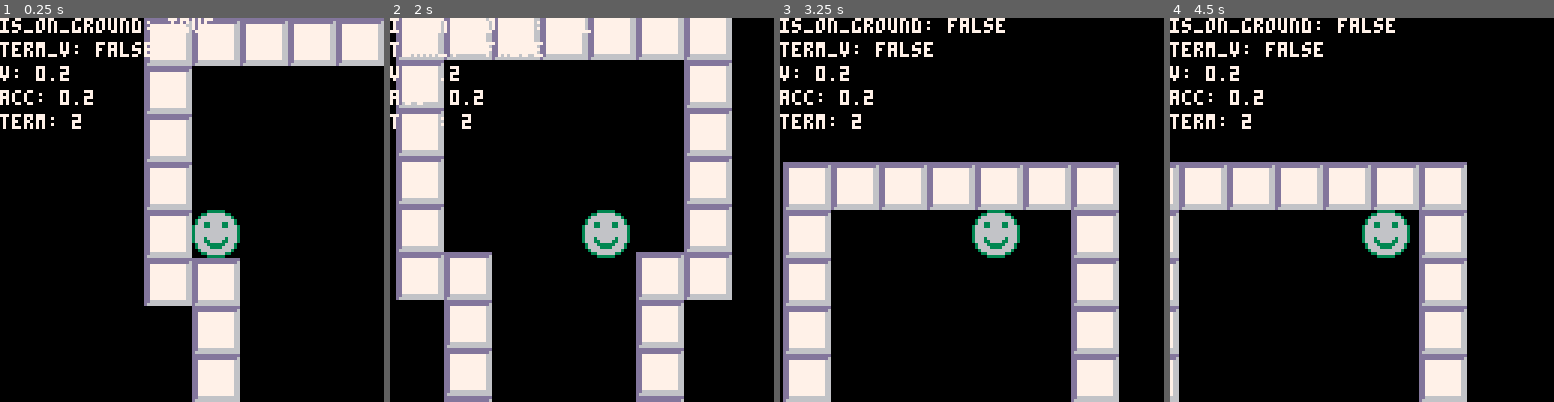
Above: before the commit, frames 1-4 (left to right).
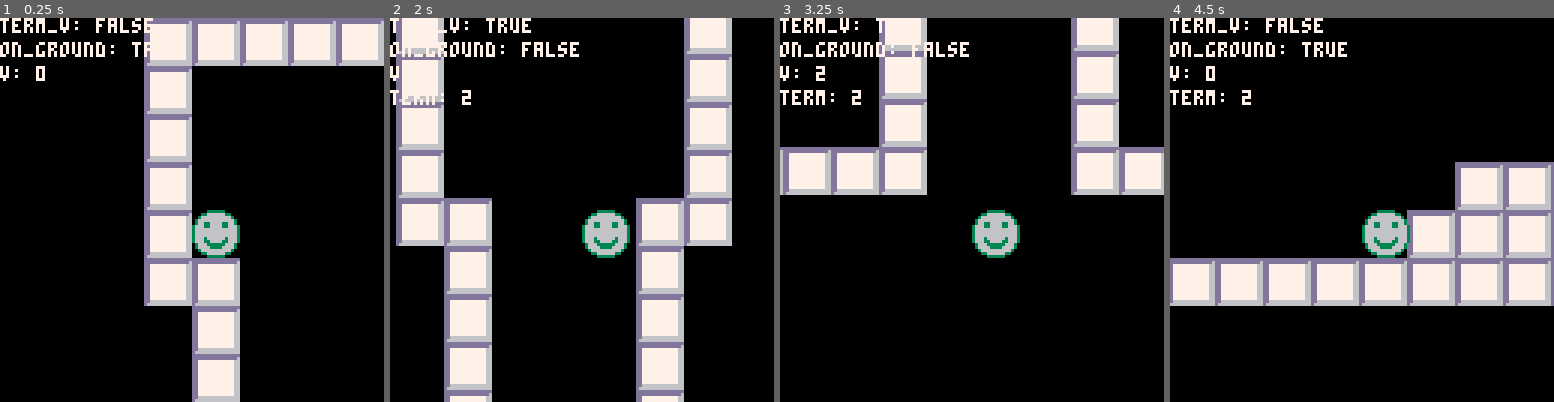
Above: after the commit, the same moments.

Repository: alixnovosi/boxventure
Game: PICO-8 cartridge boxventure.p8
The game is run twice, just before and just after one commit, with the same random seed, the same clock (stepped at 60 frames per second) and the same inputs.
Inputs:
- Up to frame 1 (0.25 s): no input
- Up to frame 2 (2 s): tap X (X key) at 0.33, 1.07, 1.85 s; tap O (Z key) at 0.7, 1.7 s; hold Right from 1.6 s (still down)
- Up to frame 3 (3.25 s): release Right at 2.1 s; tap O (Z key) at 2.1, 2.5, 2.9 s; hold Up 2.15-2.42 s; hold Right 2.47-3.03 s; tap X (X key) at 2.97 s; hold Left from 3.08 s (still down)
- Up to frame 4 (4.5 s): tap O (Z key) at 3.3, 3.7, 4.1 s; release Left at 3.58 s; hold Down 3.63-3.97 s; hold Right from 4.02 s (still down); tap X (X key) at 4.08 s

The runs differ from the first frame. In frame 1, 2.1% of the frame differs, in the area x 0-56%, y 0-29%; in frame 2, 21%; in frame 3, 34%; in frame 4, 34%, in the area x 0-100%, y 0-100%.

Commit message:
fix gravity and jumping

Diff:
--- a/boxventure.p8
+++ b/boxventure.p8
@@ -29,15 +29,6 @@
 
     dy += player.vv * 1
 
-    -- todo implement jumping this time
-    -- 2 up
-    if btn(2) then
-    end
-
-    -- 3 down
-    if btn(3) then
-    end
-
     if btn(4) then
         handle_use()
     end
@@ -56,7 +47,6 @@
     bottom_row = to_cell(player_bottom, false)
 
     collidable_below = false
-    is_on_ground = false
     for col in all(cols) do
         if is_collidable(col, bottom_row+1) then
             collidable_below = true
@@ -64,25 +54,54 @@
         end
     end
 
+    on_ground = false
     if collidable_below and (player_bottom % cell_size) == 0 then
-        is_on_ground = true
-    end
-
-    debug_update("is_on_ground", is_on_ground)
-
-    if btn(2) and abs(player.vv) < 3 then
+        on_ground = true
+    end
+
+    -- apply jump if on ground. lock jump after some frames to allow variable height and cap jump.
+    if btn(2) and not player.jump_locked then
         player.vv += player.jump_acc * 1
+
+        if player.jump_started then
+            player.jump_frames += 1
+
+            if player.jump_frames >= player.max_jump_frames then
+                player.jump_started = false
+                player.jump_locked = true
+                player.jump_frames = 0
+            end
+        else
+            player.jump_started = true
+            player.jump_frames += 1
+        end
     end
 
     is_term_v = at_terminal_velocity()
     debug_update("term_v", is_term_v)
 
-    if not player.is_on_ground then
-        player.vv += (level.grav_acc * 1)
-        debug_update("v", player.vv)
-        debug_update("acc", level.grav_acc)
-    end
-
+    -- shouldn't apply gravity if we're on the ground, or if terminal velocity is reached.
+    debug_update("on_ground", on_ground)
+    if not on_ground and not is_term_v then
+
+        dv = level.grav_acc * 1
+
+        if player.term_v < player.vv + dv then
+            player.vv = player.term_v
+        else
+            player.vv += (level.grav_acc * 1)
+        end
+    end
+
+    -- velocity should zero out on ground
+    if on_ground and player.vv > 0 then
+        player.vv = 0
+        if player.jump_locked then
+            player.jump_locked = false
+        end
+    end
+
+    debug_update("v", player.vv)
 end
 
 function at_terminal_velocity()
@@ -229,8 +248,6 @@
             player.y += dist_to_cell_edge
             dy -= dist_to_cell_edge
 
-            player.is_on_ground = true
-
             -- see if we can continue moving
             can_move = true
             for col in all(cols) do
@@ -284,8 +301,7 @@
 end
 
 function is_collidable(cell_x, cell_y)
-    col = fget(mget(cell_x, cell_y), 0)
-    return col
+    return fget(mget(cell_x, cell_y), 0)
 end
 
 function reset()
@@ -294,10 +310,6 @@
 end
 
 function draw_debug()
-    draw_debug_table()
-end
-
-function draw_debug_table()
     if (level.debug) then
         local off_x = -1 * cell_size * 4
         local off_y = -1 * cell_size * 4
@@ -386,11 +398,15 @@
     player = {
         height = cell_size,
         width = cell_size - 2,
+        jump_started = false,
+        jump_locked = false,
+        jump_frames = 0,
+        max_jump_frames = 10,
         move_speed = 2,
+        vv = 0,
+        term_v = 2,
         jump_acc = -0.5,
-        term_v = 2,
         acc = 0,
-        vv = 0,
         sprite = 33,
         flipped = false,
     }
